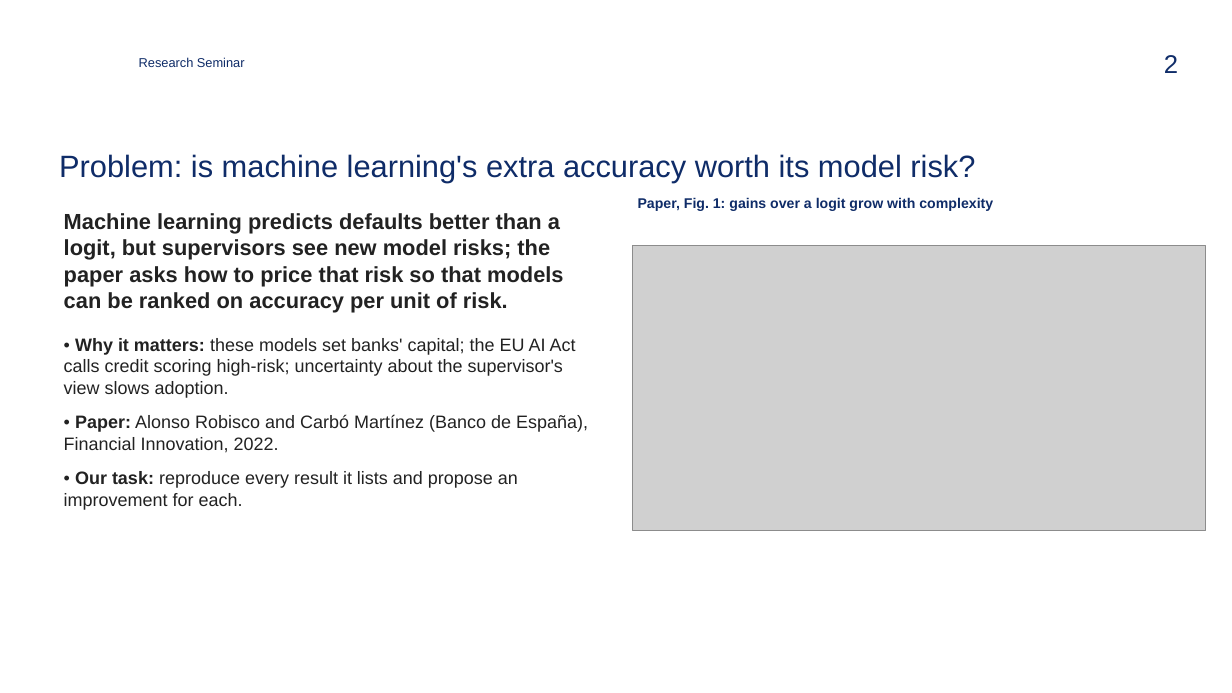
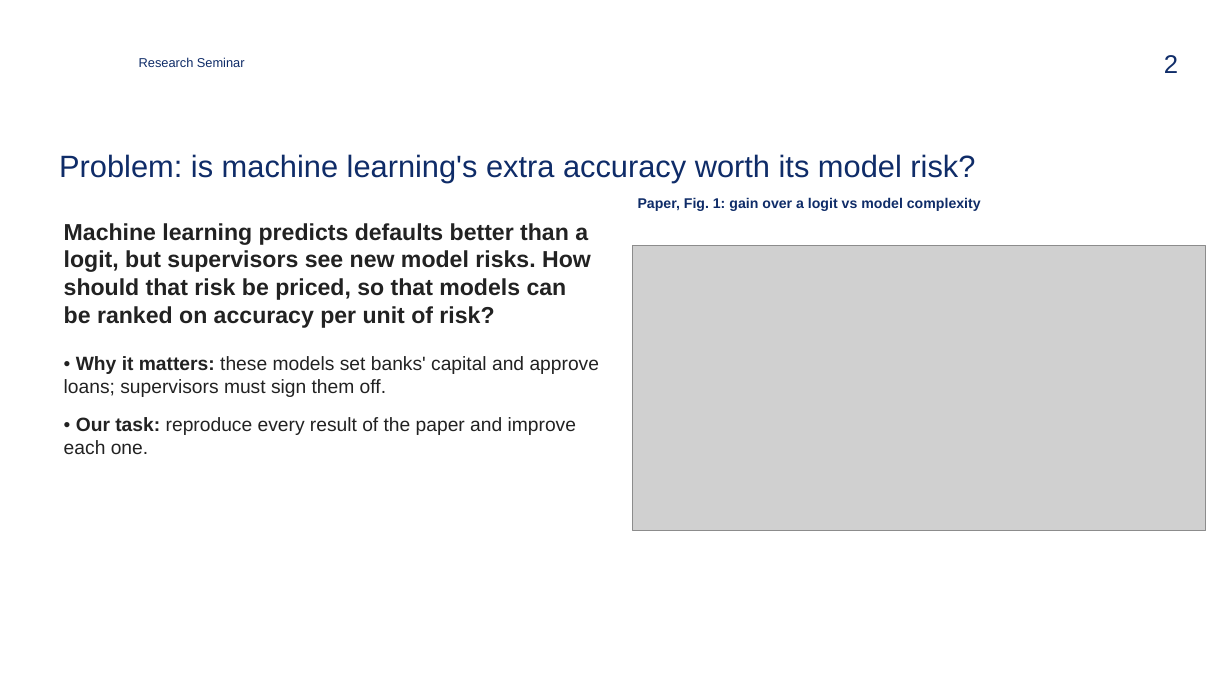
Before and after one commit to zavaz5/ml-model-risk, a slide deck: slide 2 of docs/presentation.pptx. Drawn at 1232x693 pixels with LibreOffice and Linux fonts; fonts in the diff are those of the drawing; grey boxes stand for pictures; background and template pictures are left out. Boxes give left, top, right and bottom in pixels: in the first picture for what was removed or moved away, otherwise in the second. Text is boxed around its words. In the diff, an @@ line names an element or a change of style, - is before the commit and + after.

```diff
--- a/docs/presentation.pptx
+++ b/docs/presentation.pptx
@@ text at (638,197,981,211): text changed @@
-Paper, Fig. 1: gains over a logit grow with complexity
+Paper, Fig. 1: gain over a logit vs model complexity
@@ text at (64,223,600,454): text changed; size 14 to 18 pt; bold on @@
-Machine learning predicts defaults better than a logit, but supervisors see new model risks; the paper asks how to price that risk so that models can be ranked on accuracy per unit of risk.
-• Why it matters: these models set banks' capital; the EU AI Act calls credit scoring high-risk; uncertainty about the supervisor's view slows adoption.
-• Paper: Alonso Robisco and Carbó Martínez (Banco de España), Financial Innovation, 2022.
-• Our task: reproduce every result it lists and propose an improvement for each.
+Machine learning predicts defaults better than a logit, but supervisors see new model risks. How should that risk be priced, so that models can be ranked on accuracy per unit of risk?
+• Why it matters: these models set banks' capital and approve loans; supervisors must sign them off.
+• Our task: reproduce every result of the paper and improve each one.
```
Also in this commit, not shown: 13 other slides changed, 19 other files.
